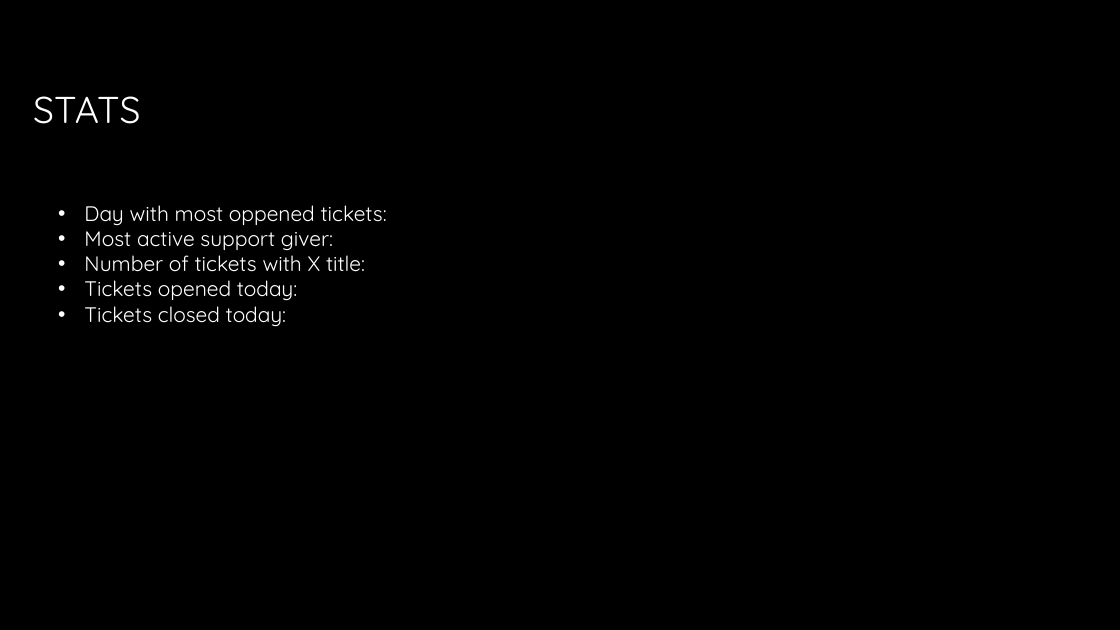
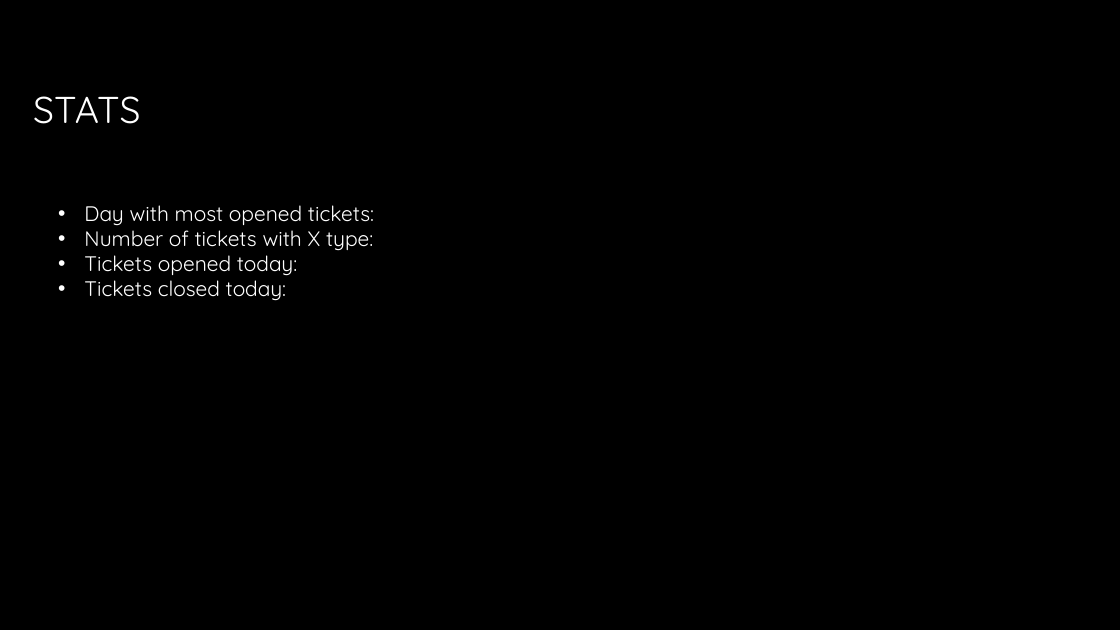
Before and after one commit to SCE-SWE-2018-G3/ticket-management-system, a slide deck: slide 19 of Requirements & Specifications/Prototype.pptx. Drawn at 1120x630 pixels with LibreOffice and Linux fonts; fonts in the diff are those of the drawing; background and template pictures are left out. Boxes give left, top, right and bottom in pixels: in the first picture for what was removed or moved away, otherwise in the second. Text is boxed around its words. In the diff, an @@ line names an element or a change of style, - is before the commit and + after.

```diff
--- a/Requirements & Specifications/Prototype.pptx
+++ b/Requirements & Specifications/Prototype.pptx
@@ text at (84,205,374,251): text changed @@
-• Day with most oppened tickets:
-• Most active support giver:
-• Number of tickets with X title:
+• Day with most opened tickets:
+• Number of tickets with X type:
```
Also in this commit, not shown: 3 other slides changed, 1 other file.
